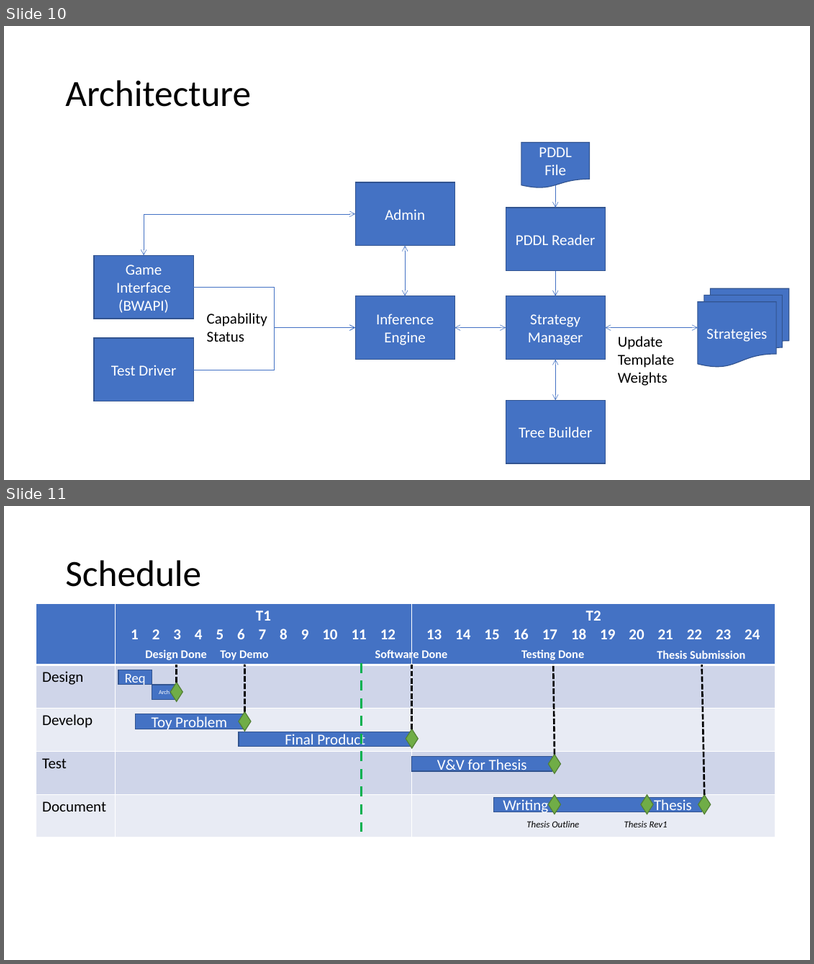
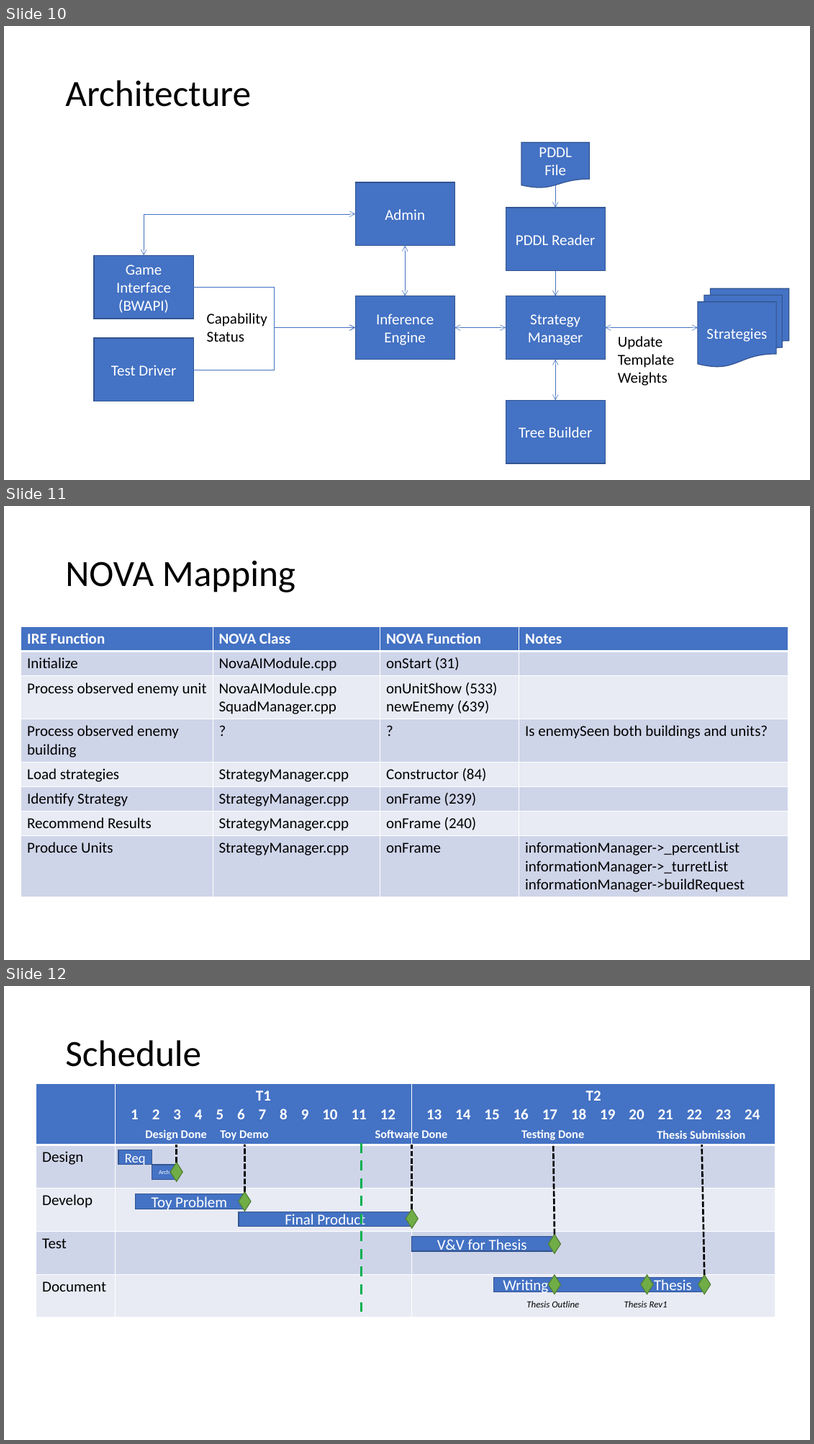
Before and after one commit to mikewkozak/IRE, a slide deck: Documentation/Architecture.pptx. Shown one above the other, each under a label of ours: slides 10 and 11 before the commit, slides 10, 11 and 12 after it. The pictures are 814x964 and 814x1444 pixels, drawn with LibreOffice and Linux fonts; fonts in the diff are those of the drawing. Boxes give left, top, right and bottom in pixels: in the first picture for what was removed or moved away, otherwise in the second. Text is boxed around its words. In the diff, an @@ line names an element or a change of style, - is before the commit and + after.

Commit message:
Updating architecture document to map between NOVA and IRE functions for integration purposes

```diff
--- a/Documentation/Architecture.pptx
+++ b/Documentation/Architecture.pptx
@@ slide 11 added at (4,506,810,960), background #FFFFFF @@
@@ title added at (65,560,296,592), 44 pt, text #000000 @@
+NOVA Mapping
@@ table added at (21,627,789,895), 8 rows, 4 columns @@
+IRE Function | NOVA Class | NOVA Function | Notes
+Initialize | NovaAIModule.cpp | onStart (31) | 
+Process observed enemy unit | NovaAIModule.cpp / SquadManager.cpp | onUnitShow (533) / newEnemy (639) | 
+Process observed enemy building | ? | ? | Is enemySeen both buildings and units?
+Load strategies | StrategyManager.cpp | Constructor (84) | 
+Identify Strategy | StrategyManager.cpp | onFrame (239) | 
+Recommend Results | StrategyManager.cpp | onFrame (240) | 
+Produce Units | StrategyManager.cpp | onFrame | informationManager->_percentList / informationManager->_turretList / informationManager->buildRequest
@@ what was slide 11 is now slide 12 @@
```
Also in this commit, not shown: 2 other files.
